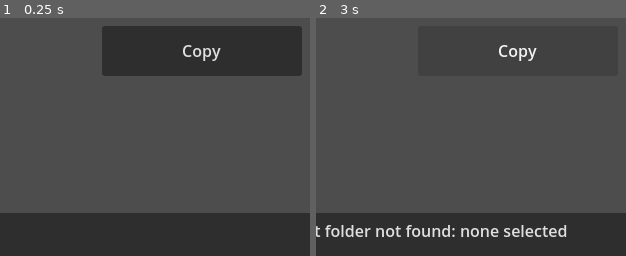
Above: before the commit, frames 1-2 (left to right).
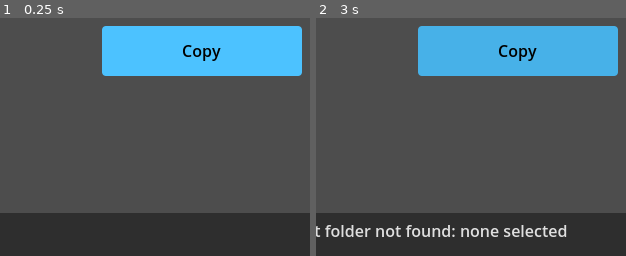
Above: after the commit, the same moments.

Repository: Thane5/copy-and-sort
Game: Godot game, scene res://main.tscn
Same seed, same stepped clock (60 frames per second), same inputs: the game is played once before the commit and once after it.
Inputs (mouse positions are % of the whole screen's width and height, from its top left):
- Up to frame 1 (0.25 s): no input
- Up to frame 2 (3 s): click (50, 88) at 0.52 s; type "12" at 0.6 s; click "Select Folder..." at 1.25 s; click "Select Folder..." at 2 s; click "Copy" at 2.75 s
The pictures show only the part of the screen within x 17-67%, y 36-86%; the shares and areas given below are measured in that part.

The runs differ from the first frame. In frame 1, 14% of the frame differs, in the area x 32-98%, y 3-25%; in frame 2, 14%.

Commit message:
Make copy button blue

Diff:
--- a/main.tscn
+++ b/main.tscn
@@ -1,7 +1,8 @@
-[gd_scene load_steps=5 format=3 uid="uid://px11gl1o6qd8"]
+[gd_scene load_steps=6 format=3 uid="uid://px11gl1o6qd8"]
 
 [ext_resource type="Script" path="res://scripts/path_manager.gd" id="1_oasco"]
 [ext_resource type="StyleBox" uid="uid://ciqwsvmt6kib0" path="res://theming/Label_Path.tres" id="2_ewv3b"]
+[ext_resource type="Theme" uid="uid://0hyyrsabbwqq" path="res://theming/Blue Button.tres" id="3_04cjg"]
 [ext_resource type="Script" path="res://scripts/button_copy.gd" id="3_n386t"]
 [ext_resource type="Script" path="res://scripts/settings_manager.gd" id="4_mite4"]
 
@@ -108,6 +109,7 @@
 layout_mode = 2
 size_flags_horizontal = 4
 focus_mode = 0
+theme = ExtResource("3_04cjg")
 disabled = true
 text = "Copy Files"
 script = ExtResource("3_n386t")
--- /dev/null
+++ b/theming/Blue Button.tres
@@ -0,0 +1,30 @@
+[gd_resource type="Theme" load_steps=4 format=3 uid="uid://0hyyrsabbwqq"]
+
+[sub_resource type="StyleBoxFlat" id="StyleBoxFlat_qh2tm"]
+bg_color = Color(0.278431, 0.694118, 0.909804, 1)
+corner_radius_top_left = 4
+corner_radius_top_right = 4
+corner_radius_bottom_right = 4
+corner_radius_bottom_left = 4
+
+[sub_resource type="StyleBoxFlat" id="StyleBoxFlat_a2vr2"]
+bg_color = Color(0.298039, 0.760784, 1, 1)
+corner_radius_top_left = 4
+corner_radius_top_right = 4
+corner_radius_bottom_right = 4
+corner_radius_bottom_left = 4
+
+[sub_resource type="StyleBoxFlat" id="StyleBoxFlat_uepox"]
+bg_color = Color(0.258824, 0.631373, 0.823529, 1)
+corner_radius_top_left = 4
+corner_radius_top_right = 4
+corner_radius_bottom_right = 4
+corner_radius_bottom_left = 4
+
+[resource]
+Button/colors/font_color = Color(0, 0, 0, 1)
+Button/colors/font_hover_color = Color(0, 0, 0, 1)
+Button/colors/font_pressed_color = Color(0.129412, 0.313726, 0.411765, 1)
+Button/styles/hover = SubResource("StyleBoxFlat_qh2tm")
+Button/styles/normal = SubResource("StyleBoxFlat_a2vr2")
+Button/styles/pressed = SubResource("StyleBoxFlat_uepox")
